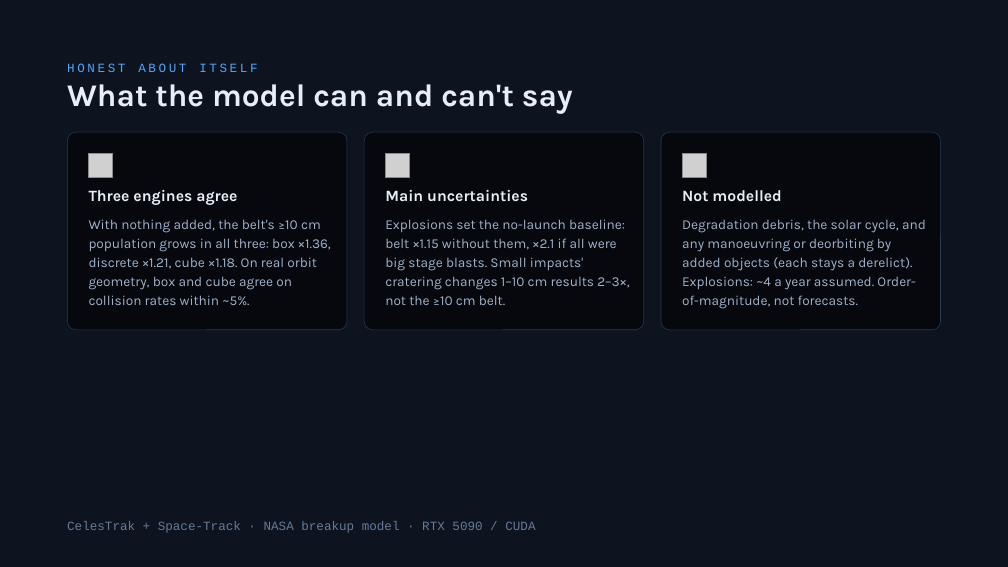
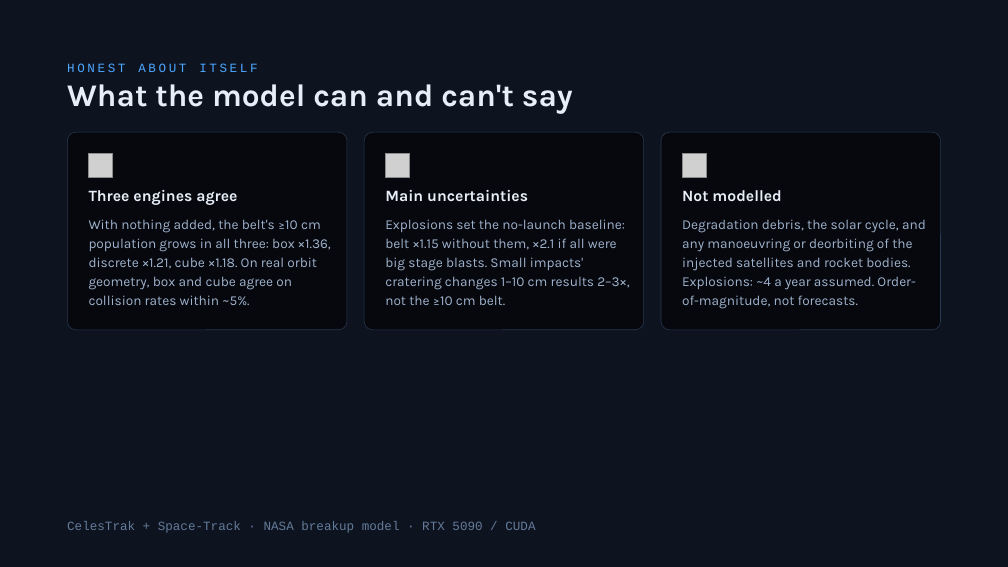
Before and after one commit to TimKadyrov/DebrisCascade, a slide deck: slide 22 of Barrel of Nails — Kessler Study.pptx. Drawn at 1008x567 pixels with LibreOffice and Linux fonts; fonts in the diff are those of the drawing; grey boxes stand for pictures. Boxes give left, top, right and bottom in pixels: in the first picture for what was removed or moved away, otherwise in the second. Text is boxed around its words. In the diff, an @@ line names an element or a change of style, - is before the commit and + after.

```diff
--- a/Barrel of Nails — Kessler Study.pptx
+++ b/Barrel of Nails — Kessler Study.pptx
@@ text at [682,219,926,309]: text changed @@
-Degradation debris, the solar cycle, and any manoeuvring or deorbiting by added objects (each stays a derelict). Explosions: ~4 a year assumed. Order-of-magnitude, not forecasts.
+Degradation debris, the solar cycle, and any manoeuvring or deorbiting of the injected satellites and rocket bodies. Explosions: ~4 a year assumed. Order-of-magnitude, not forecasts.
```
Also in this commit, not shown: 6 other slides changed, 9 other files.
